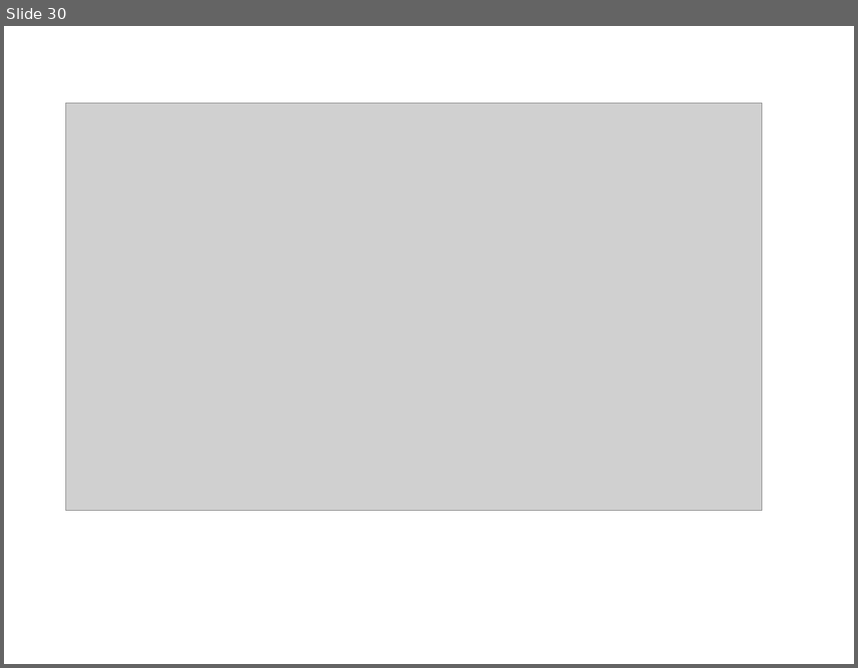
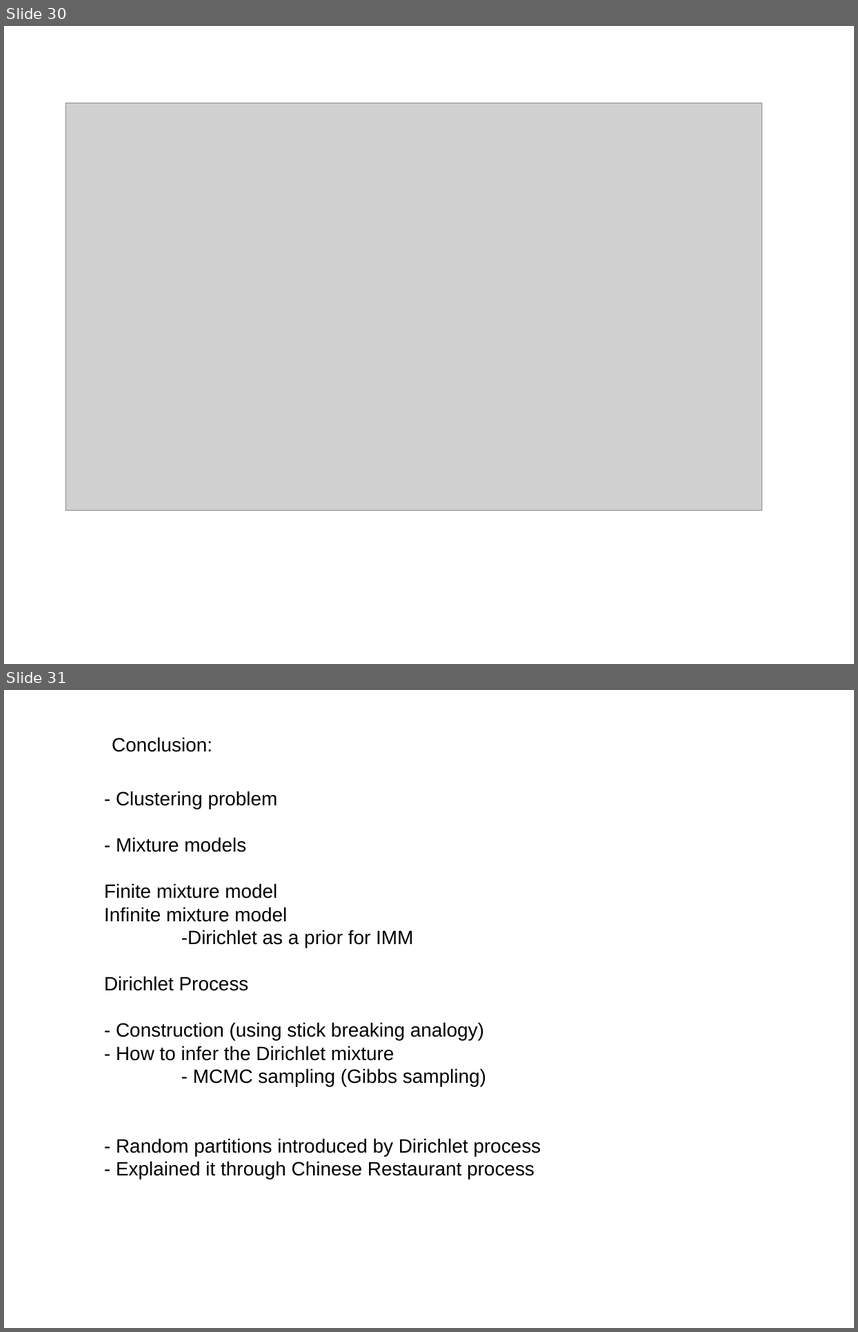
Before and after one commit to afcarl/Dirichlet_Processes, a slide deck: version_2.odp. Shown one above the other, each under a label of ours: slide 30 before the commit, slides 30 and 31 after it. The pictures are 858x668 and 858x1332 pixels, drawn with LibreOffice and Linux fonts; fonts in the diff are those of the drawing; grey boxes stand for pictures. Boxes give left, top, right and bottom in pixels: in the first picture for what was removed or moved away, otherwise in the second. Text is boxed around its words. In the diff, an @@ line names an element or a change of style, - is before the commit and + after.

```diff
--- a/version_2.odp
+++ b/version_2.odp
@@ slide 31 added at (x1=4, y1=690, x2=854, y2=1328), background #FFFFFF @@
@@ text added at (x1=112, y1=737, x2=212, y2=752), 18 pt, text #000000 @@
+Conclusion:
@@ text added at (x1=104, y1=791, x2=541, y2=1179), 18 pt, text #000000 @@
+- Clustering problem
+- Mixture models
+Finite mixture model
+Infinite mixture model
+-Dirichlet as a prior for IMM
+Dirichlet Process
+- Construction (using stick breaking analogy)
+- How to infer the Dirichlet mixture
+- MCMC sampling (Gibbs sampling)
+- Random partitions introduced by Dirichlet process
+- Explained it through Chinese Restaurant process
```
Also in this commit, not shown: 1 slide changed, 3 other slides added.
